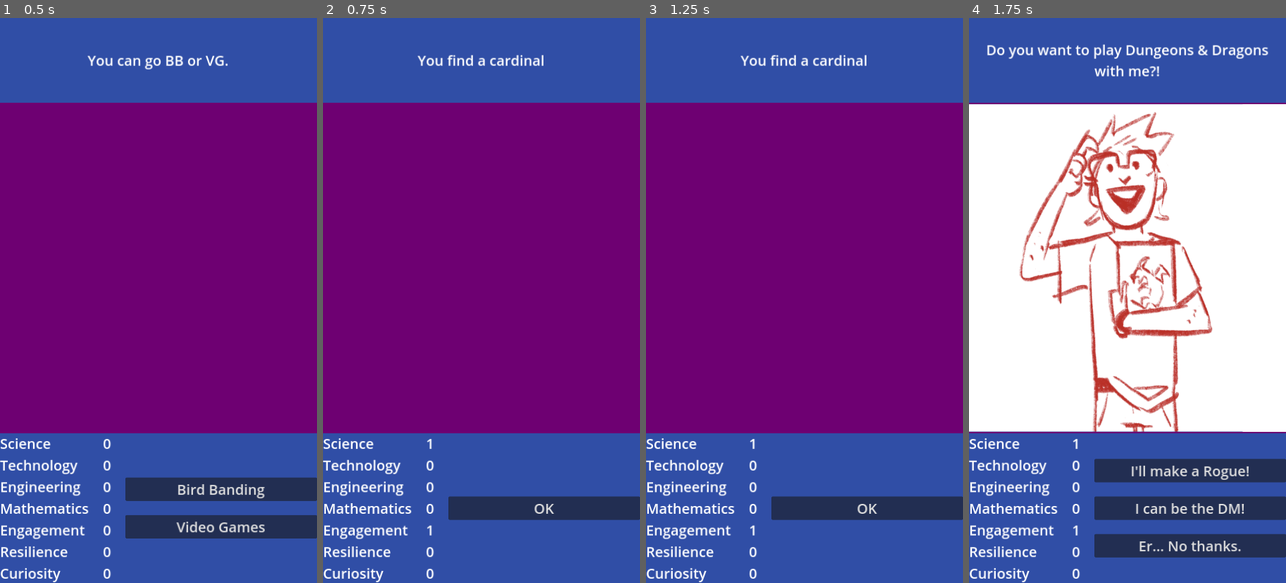
Above: before the commit, frames 1-4 (left to right).
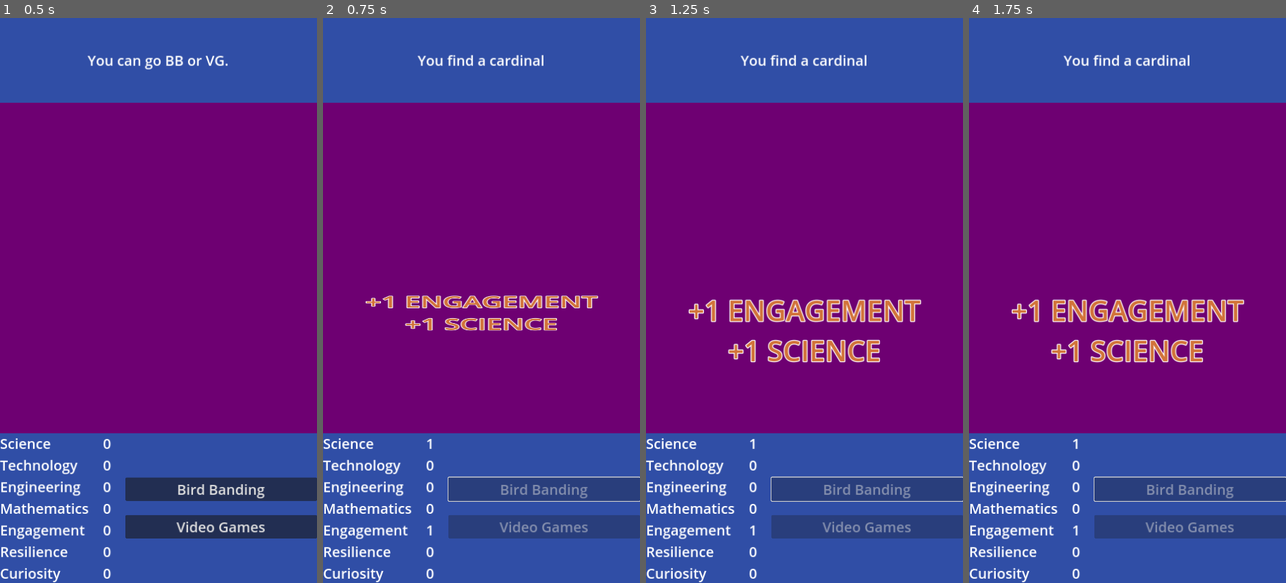
Above: after the commit, the same moments.

Repository: stem-career-paths/game
Game: Godot game, scene res://ui/main_screen.tscn
Same seed, same stepped clock (60 frames per second), same inputs: the game is played once before the commit and once after it.
Inputs (mouse positions are in pixels of both pictures, inside the frame that each line leads up to):
- Up to frame 1 (0.5 s): no input
- Up to frame 2 (0.75 s): click "Bird Banding" at 0.5 s
- Up to frame 3 (1.25 s): no input
- Up to frame 4 (1.75 s): click (1190, 509) at 1.25 s, where only the run before the commit has a clickable "OK"

Frame 1 is identical in both runs. In frame 2, 8.2% of the frame differs, in the area x 13-100%, y 49-93%; in frame 3, 9.5%; in frame 4, 70%, in the area x 0-100%, y 4-96%.

Commit message:
Animate attribute change popup text

Diff:
--- a/project/card/simple_story.gd
+++ b/project/card/simple_story.gd
@@ -13,5 +13,5 @@
 	var option_keys = options_dict.keys()
 	var selected = await presenter.show_options(option_keys)
 	presenter.show_text(options_dict[selected].text)
-	presenter.show_effects(options_dict[selected].effects)
+	await presenter.show_effects(options_dict[selected].effects)
 	await presenter.show_confirmation()
--- a/project/card/story_card.gd
+++ b/project/card/story_card.gd
@@ -8,8 +8,10 @@
 signal _option_selected(option: String)
 
 
+@onready var _anim_player := $AnimationPlayer
 @onready var _button_area := %ButtonArea
-@onready var _main_image :TextureRect = %MainImage
+@onready var _effect_label : Label = %EffectLabel
+@onready var _main_image : TextureRect = %MainImage
 
 func _ready():
 	assert(world!=null)
@@ -28,8 +30,13 @@
 
 
 func show_effects(effects: Dictionary) -> void:
+	var effect_text := ""
 	for attribute in effects.keys():
 		world.character[attribute] += effects[attribute]
+		effect_text += "%+d %s\n" % [effects[attribute], attribute]
+	_effect_label.text = effect_text
+	_anim_player.play("show_effect")
+	await _anim_player.animation_finished
 
 
 func show_npc(npc:Npc) -> void:
--- a/project/card/story_card.tscn
+++ b/project/card/story_card.tscn
@@ -1,8 +1,122 @@
-[gd_scene load_steps=4 format=3 uid="uid://b4sbdx84mhnmi"]
+[gd_scene load_steps=8 format=3 uid="uid://b4sbdx84mhnmi"]
 
 [ext_resource type="Script" path="res://card/story_card.gd" id="1_185so"]
 [ext_resource type="PackedScene" uid="uid://scwnvnkr08fy" path="res://ui/character_display.tscn" id="1_cgl2b"]
 [ext_resource type="Theme" uid="uid://bqnq26iud8rn3" path="res://card/theme.tres" id="2_qli37"]
+
+[sub_resource type="LabelSettings" id="LabelSettings_wbm1l"]
+font_size = 64
+font_color = Color(0.823529, 0.45098, 0.223529, 1)
+outline_size = 8
+
+[sub_resource type="Animation" id="Animation_0gyb6"]
+resource_name = "show_effect"
+length = 1.8
+tracks/0/type = "value"
+tracks/0/imported = false
+tracks/0/enabled = true
+tracks/0/path = NodePath("EffectLabel:scale")
+tracks/0/interp = 1
+tracks/0/loop_wrap = true
+tracks/0/keys = {
+"times": PackedFloat32Array(0, 0.3),
+"transitions": PackedFloat32Array(1, 1),
+"update": 0,
+"values": [Vector2(1, 0), Vector2(1, 1)]
+}
+tracks/1/type = "value"
+tracks/1/imported = false
+tracks/1/enabled = true
+tracks/1/path = NodePath("Control/MainImage:modulate")
+tracks/1/interp = 1
+tracks/1/loop_wrap = true
+tracks/1/keys = {
+"times": PackedFloat32Array(0, 0.3, 1.5, 1.8),
+"transitions": PackedFloat32Array(1, 1, 1, 1),
+"update": 0,
+"values": [Color(1, 1, 1, 1), Color(0.560784, 0.560784, 0.560784, 1), Color(0.560784, 0.560784, 0.560784, 1), Color(1, 1, 1, 1)]
+}
+tracks/2/type = "value"
+tracks/2/imported = false
+tracks/2/enabled = true
+tracks/2/path = NodePath("EffectLabel:modulate")
+tracks/2/interp = 1
+tracks/2/loop_wrap = true
+tracks/2/keys = {
+"times": PackedFloat32Array(1.5, 1.8),
+"transitions": PackedFloat32Array(1, 1),
+"update": 0,
+"values": [Color(1, 1, 1, 1), Color(1, 1, 1, 0)]
+}
+tracks/3/type = "value"
+tracks/3/imported = false
+tracks/3/enabled = true
+tracks/3/path = NodePath("EffectLabel:visible")
+tracks/3/interp = 1
+tracks/3/loop_wrap = true
+tracks/3/keys = {
+"times": PackedFloat32Array(0),
+"transitions": PackedFloat32Array(1),
+"update": 1,
+"values": [true]
+}
+
+[sub_resource type="Animation" id="Animation_4raud"]
+length = 0.001
+tracks/0/type = "value"
+tracks/0/imported = false
+tracks/0/enabled = true
+tracks/0/path = NodePath("EffectLabel:scale")
+tracks/0/interp = 1
+tracks/0/loop_wrap = true
+tracks/0/keys = {
+"times": PackedFloat32Array(0),
+"transitions": PackedFloat32Array(1),
+"update": 0,
+"values": [Vector2(1, 1)]
+}
+tracks/1/type = "value"
+tracks/1/imported = false
+tracks/1/enabled = true
+tracks/1/path = NodePath("Control/MainImage:modulate")
+tracks/1/interp = 1
+tracks/1/loop_wrap = true
+tracks/1/keys = {
+"times": PackedFloat32Array(0),
+"transitions": PackedFloat32Array(1),
+"update": 0,
+"values": [Color(1, 1, 1, 1)]
+}
+tracks/2/type = "value"
+tracks/2/imported = false
+tracks/2/enabled = true
+tracks/2/path = NodePath("EffectLabel:modulate")
+tracks/2/interp = 1
+tracks/2/loop_wrap = true
+tracks/2/keys = {
+"times": PackedFloat32Array(0),
+"transitions": PackedFloat32Array(1),
+"update": 0,
+"values": [Color(1, 1, 1, 1)]
+}
+tracks/3/type = "value"
+tracks/3/imported = false
+tracks/3/enabled = true
+tracks/3/path = NodePath("EffectLabel:visible")
+tracks/3/interp = 1
+tracks/3/loop_wrap = true
+tracks/3/keys = {
+"times": PackedFloat32Array(0),
+"transitions": PackedFloat32Array(1),
+"update": 1,
+"values": [false]
+}
+
+[sub_resource type="AnimationLibrary" id="AnimationLibrary_bru2w"]
+_data = {
+"RESET": SubResource("Animation_4raud"),
+"show_effect": SubResource("Animation_0gyb6")
+}
 
 [node name="StoryCard" type="Control"]
 layout_mode = 3
@@ -59,3 +173,20 @@
 size_flags_vertical = 3
 theme_override_constants/separation = 32
 alignment = 1
+
+[node name="EffectLabel" type="Label" parent="."]
+unique_name_in_owner = true
+visible = false
+layout_mode = 1
+anchors_preset = 10
+anchor_right = 1.0
+offset_top = 618.0
+text = "[EFFECT TEXT]"
+label_settings = SubResource("LabelSettings_wbm1l")
+horizontal_alignment = 1
+uppercase = true
+
+[node name="AnimationPlayer" type="AnimationPlayer" parent="."]
+libraries = {
+"": SubResource("AnimationLibrary_bru2w")
+}
